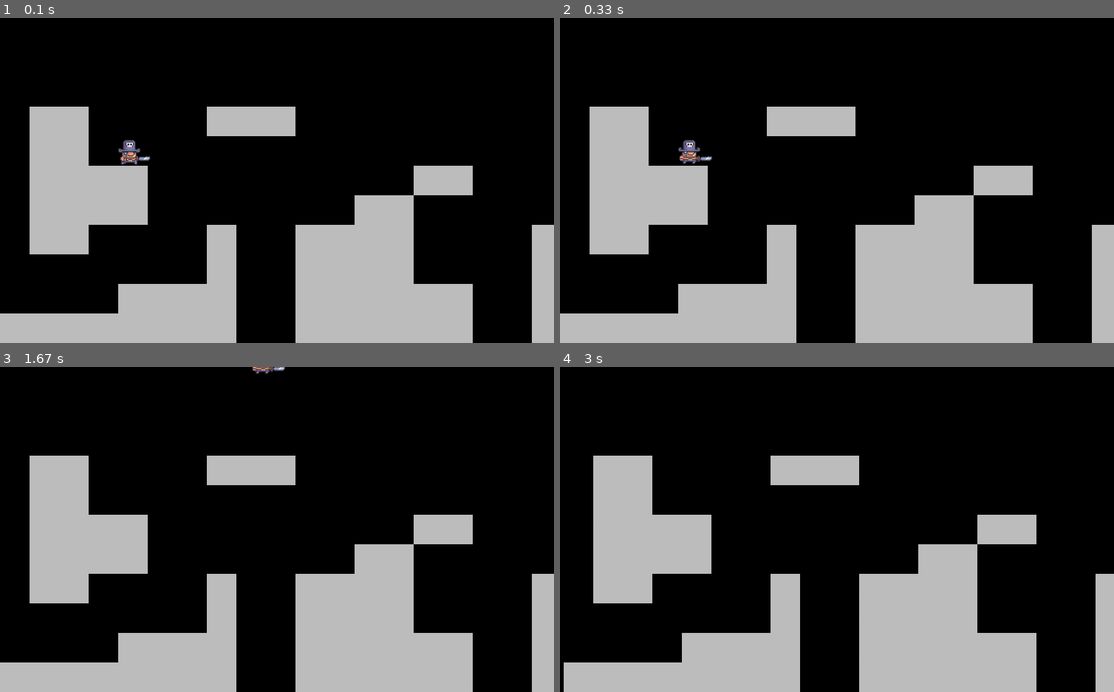
Above: before the commit, frames 1-4 (two rows, left to right).
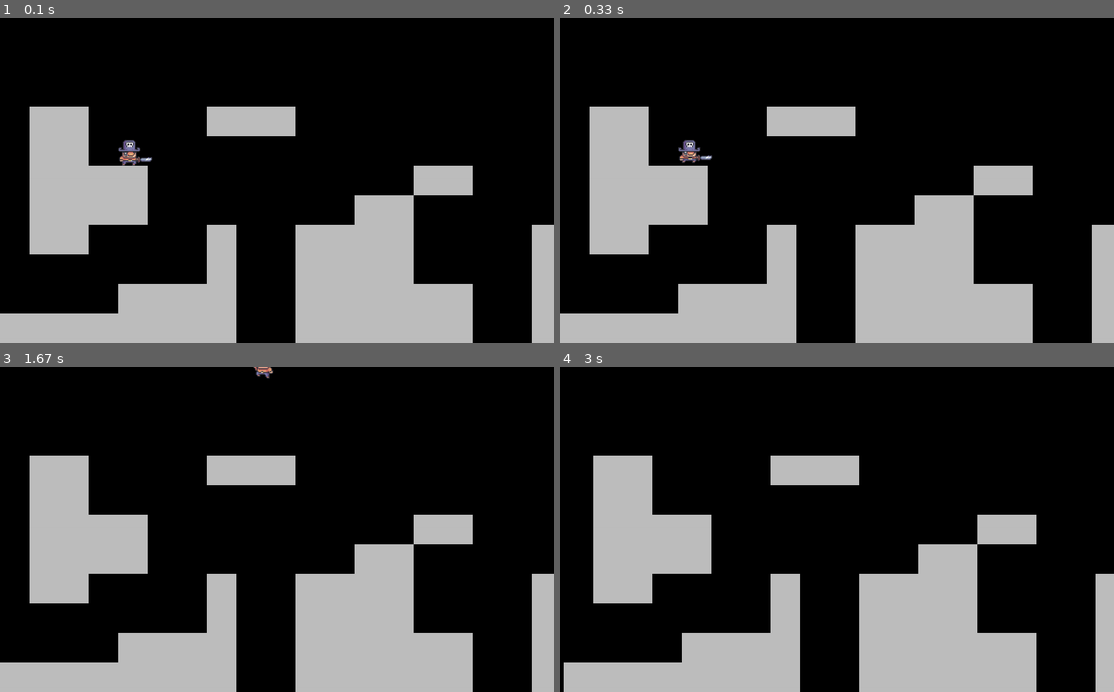
Above: after the commit, the same moments.

Repository: mcastre1/PygamePlatformer
Game: pygame game, started from main.py
Two runs of this game, one before a commit and one after it. Both use one fixed random seed, a clock stepped at 60 frames per second and the inputs below.
Inputs:
- Up to frame 1 (0.1 s): no input
- Up to frame 2 (0.33 s): no input
- Up to frame 3 (1.67 s): hold Right 0.33-0.8 s; hold Right 0.83-1.3 s; tap Space at 0.9, 1.2, 1.4 s; hold Left from 1.33 s (still down)
- Up to frame 4 (3 s): tap Space at 1.7, 1.97, 2.27 s; release Left at 1.87 s; hold Left 1.9-2.3 s

The runs differ from the first frame. In frame 1, less than 0.1% of the frame differs, in the area x 21-28%, y 39-46%; in frame 2, less than 0.1%; in frame 3, 0.1%, in the area x 45-52%, y 0-4%; in frame 4, nothing differs.

Commit message:
Animations chosen and flipped depending on player status

Diff:
--- a/player.py
+++ b/player.py
@@ -18,6 +18,10 @@
         self.gravity = 0.8 # Like jump speed, this has to be positive because y coordinates are positive on the lower side of screen
         self.jump_speed = -16 # This is negative because y coordinates are positive on the lower side of screen
 
+        # player status
+        self.status = 'idle'
+        self.facing_right = True
+
     # Loads in all images in character graphics folder
     def import_character_assets(self):
         character_path = './graphics/character/'
@@ -29,14 +33,20 @@
 
     # Animates character sprite
     def animate(self):
-        animation = self.animations['run']
+        animation = self.animations[self.status]
 
         # loop over frame index
         self.frame_index += self.animation_speed
         if self.frame_index >= len(animation):
             self.frame_index = 0
 
-        self.image = animation[int(self.frame_index)]
+        image = self.image = animation[int(self.frame_index)]
+        if self.facing_right:
+            self.image = image
+        else:
+            flipped_image = pygame.transform.flip(image, True, False)
+            self.image = flipped_image
+
 
     # Function checks for pygame event key pressed
     def get_input(self):
@@ -44,13 +54,28 @@
 
         if keys[pygame.K_RIGHT]:
             self.direction.x = 1
+            self.facing_right = True
         elif keys[pygame.K_LEFT]:
             self.direction.x = -1
+            self.facing_right = False
         else:
             self.direction.x = 0
 
         if keys[pygame.K_SPACE]:
             self.jump()
+
+    def get_status(self):
+        if self.direction.y < 0:
+            self.status = 'jump'
+        elif self.direction.y > 1: # this is one to keep animation of fall and idle to spas out during collisions
+            self.status = 'fall'
+        else:
+            if self.direction.x > 0:
+                self.status = 'run'
+            elif self.direction.x < 0:
+                self.status = 'run'
+            else:
+                self.status = 'idle'
 
     # The more the player falls, the faster the character falls
     def apply_gravity(self):
@@ -63,4 +88,5 @@
     def update(self):
         # Check for key pressed event
         self.get_input()
+        self.get_status()
         self.animate()
